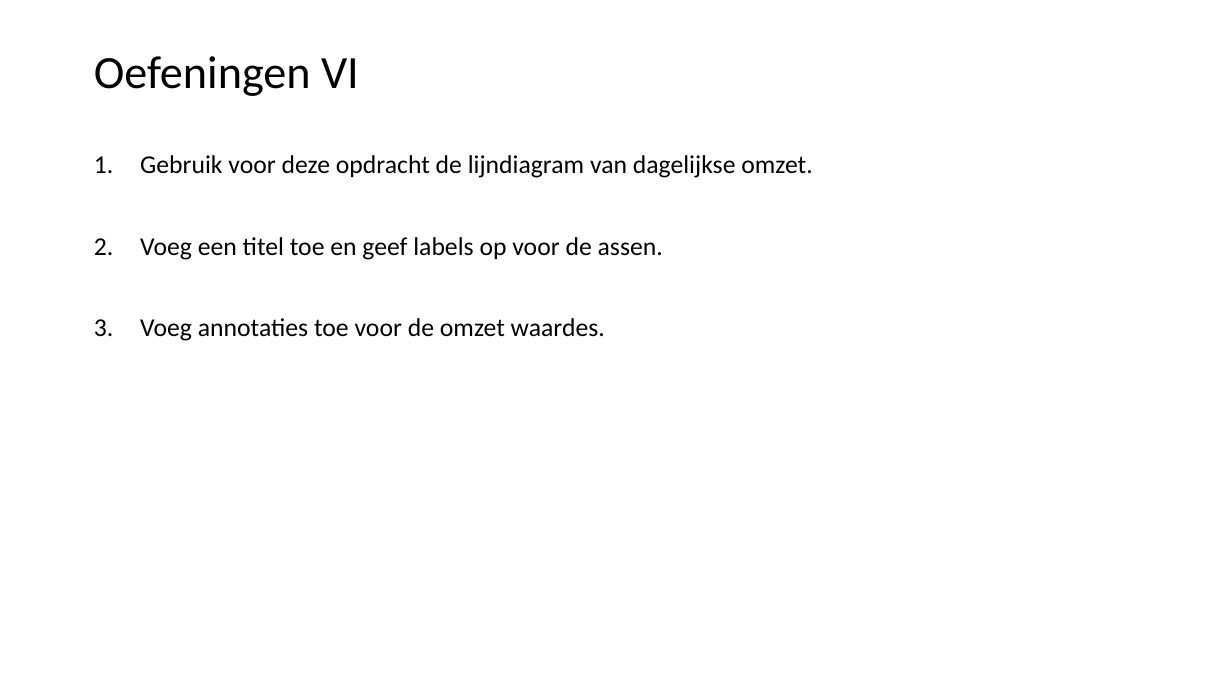
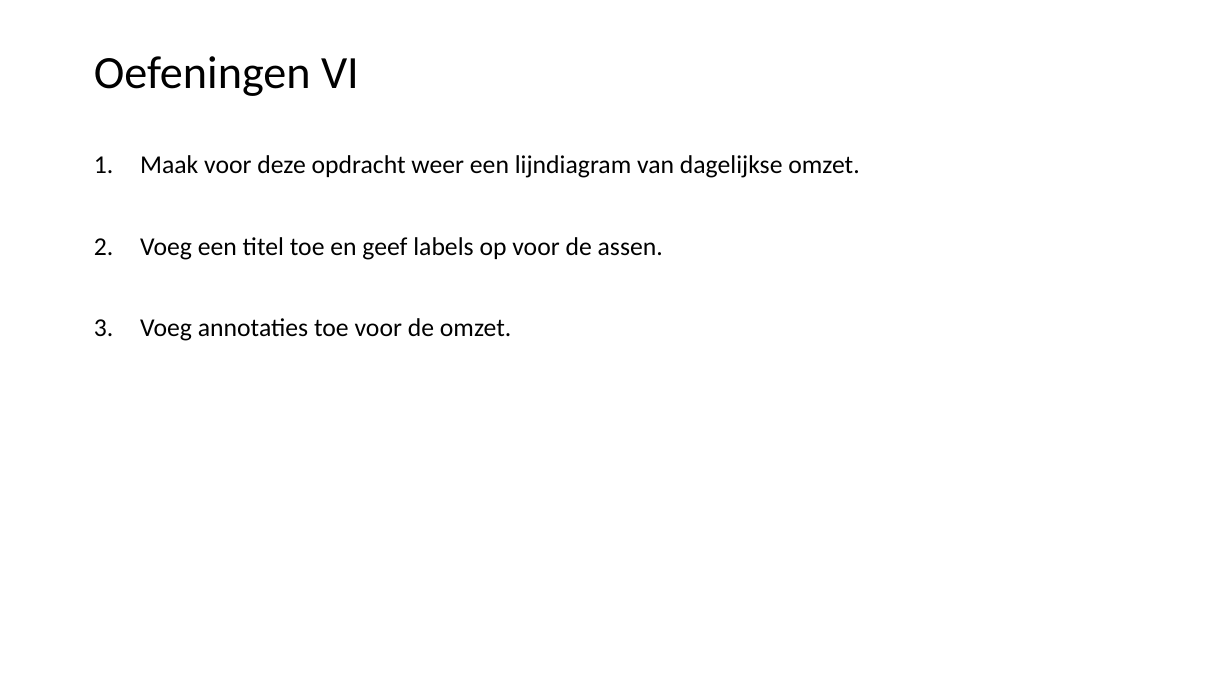
Before and after one commit to LFKoning/knowledge-sharing, a slide deck: slide 30 of python_trainees/3_pandas_plotting/python_traineeship_3.pptx. Drawn at 1232x693 pixels with LibreOffice and Linux fonts; fonts in the diff are those of the drawing. Boxes give left, top, right and bottom in pixels: in the first picture for what was removed or moved away, otherwise in the second. Text is boxed around its words. In the diff, an @@ line names an element or a change of style, - is before the commit and + after.

```diff
--- a/python_trainees/3_pandas_plotting/python_traineeship_3.pptx
+++ b/python_trainees/3_pandas_plotting/python_traineeship_3.pptx
@@ text at bbox=[140, 155, 859, 178]: text changed @@
-1. Gebruik voor deze opdracht de lijndiagram van dagelijkse omzet.
+1. Maak voor deze opdracht weer een lijndiagram van dagelijkse omzet.
@@ text at bbox=[140, 318, 511, 341]: text changed @@
-3. Voeg annotaties toe voor de omzet waardes.
+3. Voeg annotaties toe voor de omzet.
```
Also in this commit, not shown: 2 other slides changed, 3 other files.
